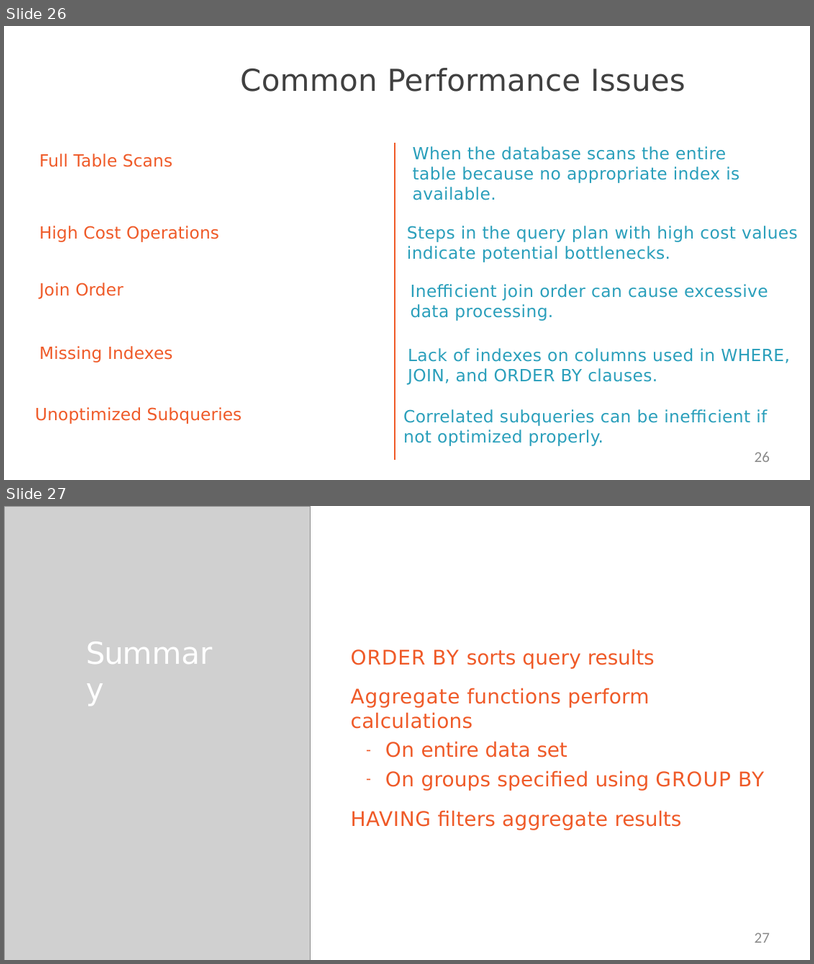
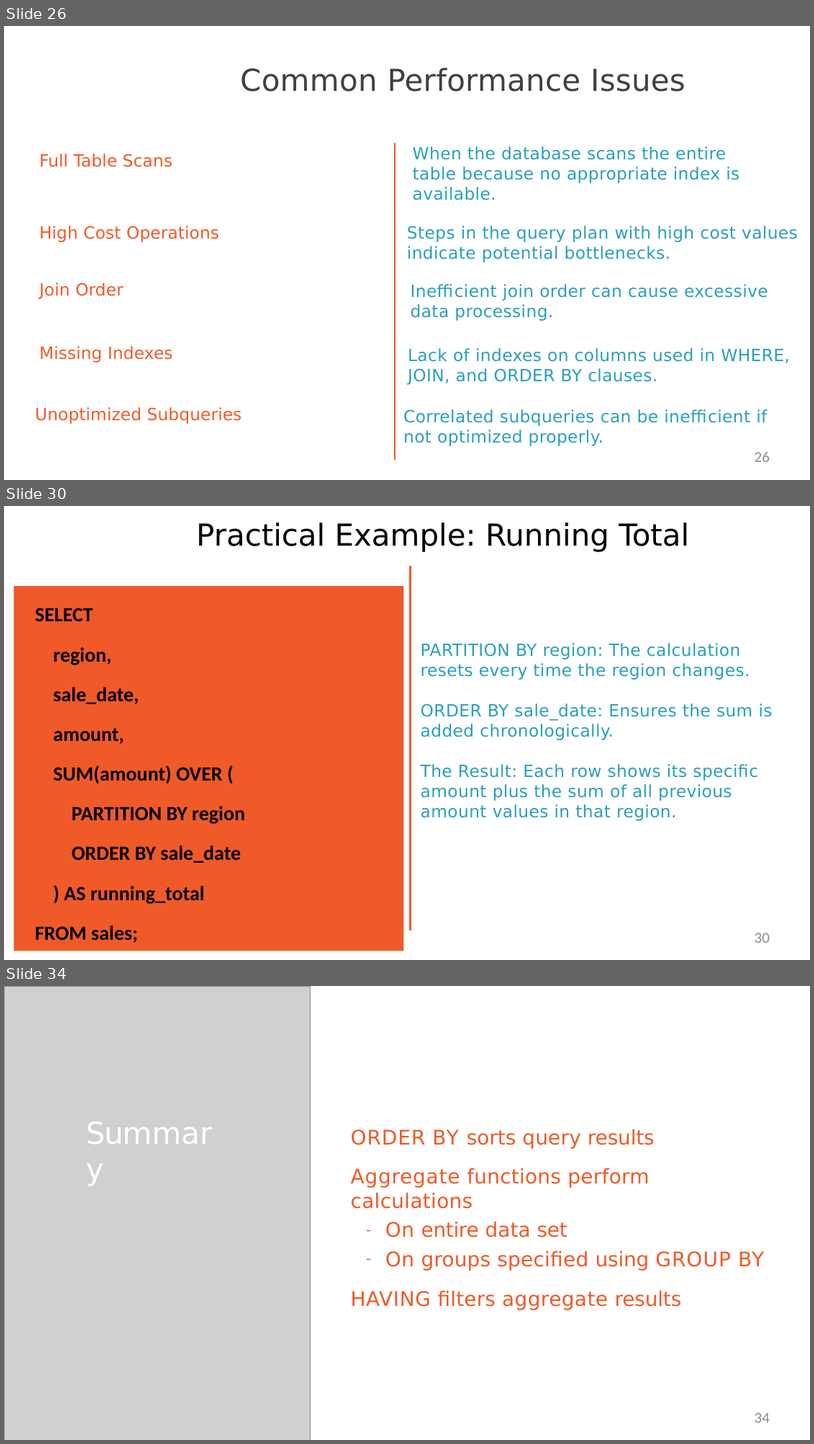
Before and after one commit to StevenJoseph19/GS-Training, a slide deck: Training Materials/8. PostgreSQL/1. Querying Data from PostgreSQL/Slides/6. Presenting and Aggregating Your Result/presenting-and-aggregating-your-results-slides.pptx. Shown one above the other, each under a label of ours: slides 26 and 27 before the commit, slides 26, 30 and 34 after it; the slides between them are not shown. The pictures are 814x964 and 814x1444 pixels, drawn with LibreOffice and Linux fonts; fonts in the diff are those of the drawing; grey boxes stand for pictures. Boxes give left, top, right and bottom in pixels: in the first picture for what was removed or moved away, otherwise in the second. Text is boxed around its words. In the diff, an @@ line names an element or a change of style, - is before the commit and + after.

```diff
--- a/Training Materials/8. PostgreSQL/1. Querying Data from PostgreSQL/Slides/6. Presenting and Aggregating Your Result/presenting-and-aggregating-your-results-slides.pptx
+++ b/Training Materials/8. PostgreSQL/1. Querying Data from PostgreSQL/Slides/6. Presenting and Aggregating Your Result/presenting-and-aggregating-your-results-slides.pptx
@@ slide 30 added at [4,506,810,960], background #FFFFFF @@
@@ title added at [196,523,689,552], 36 pt, text #000000 @@
+Practical Example: Running Total
@@ freeform shape added at [407,565,411,930], outline #EF5A28 1.98 pt @@
@@ rectangle added at [13,586,404,951], fill #EF5A28, 24 pt, text #000000, bold @@
+SELECT
+region,
+sale_date,
+amount,
+SUM(amount) OVER (
+PARTITION BY region
+ORDER BY sale_date
+) AS running_total
+FROM sales;
@@ text added at [421,643,773,821], 20 pt, text #2A9FBB @@
+PARTITION BY region: The calculation resets every time the region changes.
+ORDER BY sale_date: Ensures the sum is added chronologically.
+The Result: Each row shows its specific amount plus the sum of all previous amount values in that region.
@@ page number added at [755,932,770,942], 18 pt, text #8C8C8C @@
+30
@@ what was slide 27 is now slide 34 @@
@@ page number at [755,1412,770,1422]: text changed @@
-27
+34
```
Also in this commit, not shown: 6 other slides added.
